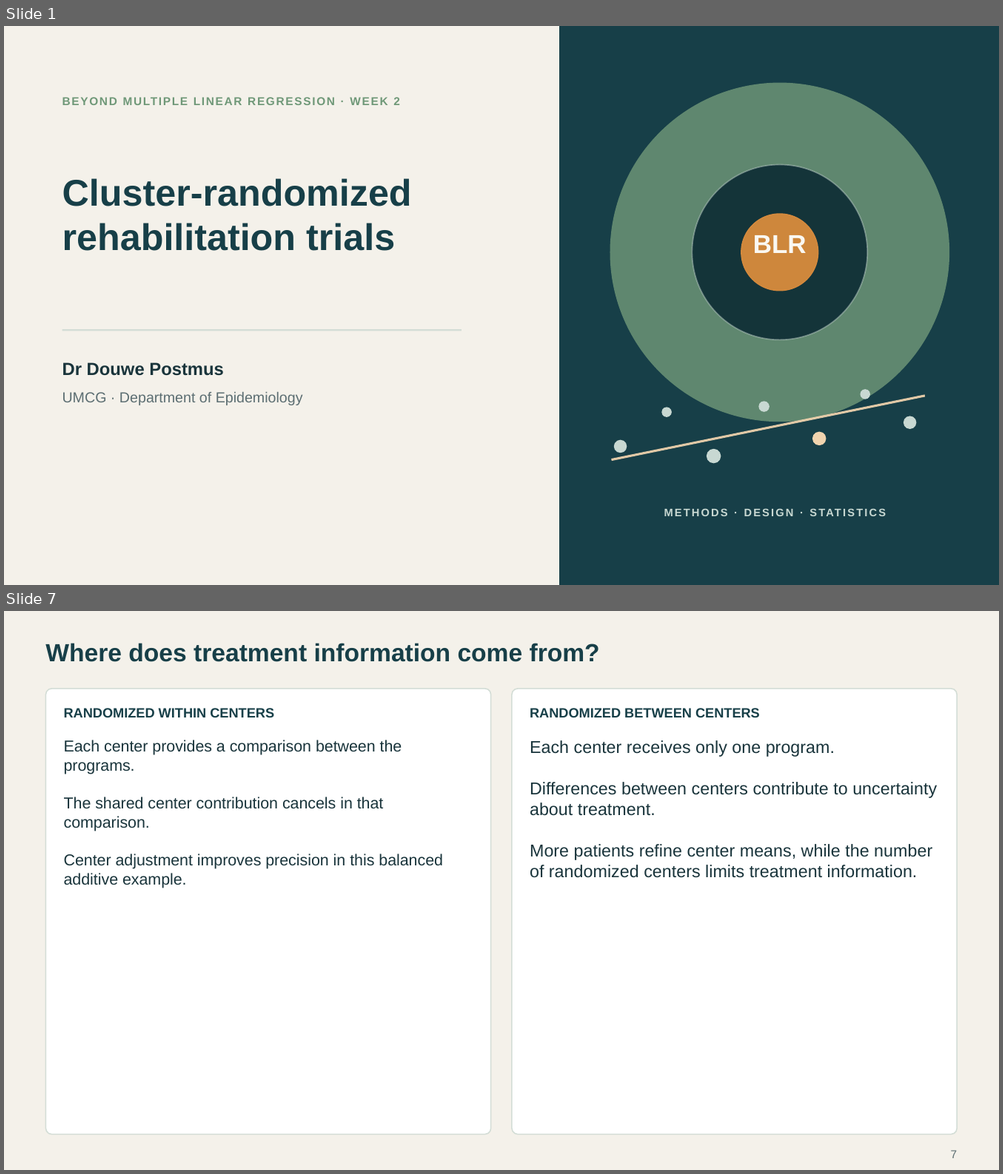
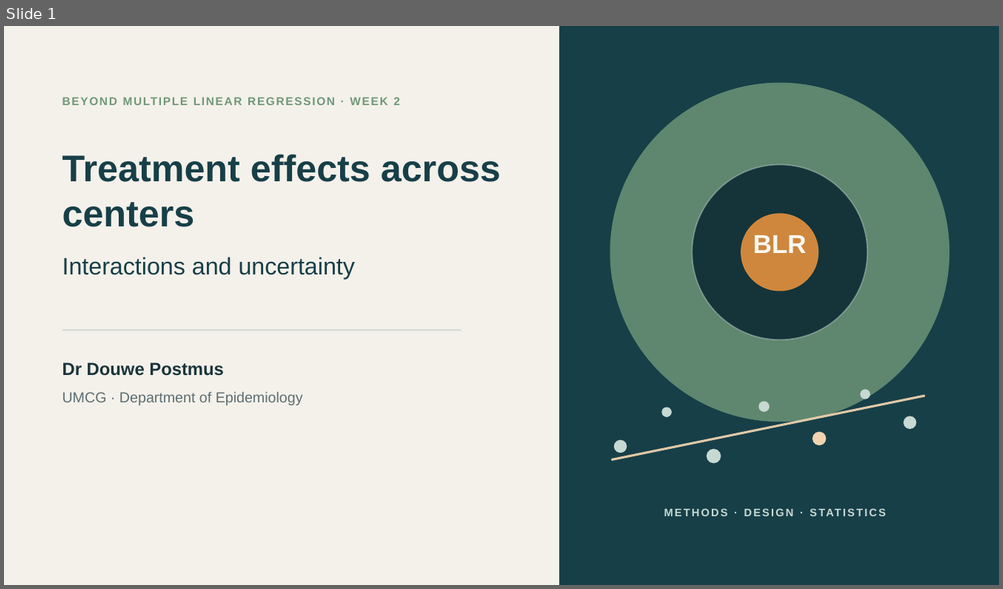
Before and after one commit to Postmus/BeyondMLR, a slide deck: lectures_2627/week2/Beyond_MLR_Week_2.pptx. Shown one above the other, each under a label of ours: slides 1 and 7 before the commit, slide 1 after it; the slides between them are not shown. The pictures are 1003x1174 and 1003x589 pixels, drawn with LibreOffice and Linux fonts; fonts in the diff are those of the drawing. Boxes give left, top, right and bottom in pixels: in the first picture for what was removed or moved away, otherwise in the second. Text is boxed around its words. In the diff, an @@ line names an element or a change of style, - is before the commit and + after.

Commit message:
Develop Week 2 lecture on treatment interactions and uncertainty

```diff
--- a/lectures_2627/week2/Beyond_MLR_Week_2.pptx
+++ b/lectures_2627/week2/Beyond_MLR_Week_2.pptx
@@ slide 7 removed at (4,611,999,1170), background #F4F1EA @@
@@ text removed at (45,643,600,662) @@
-Where does treatment information come from?
@@ rounded rectangle removed at (45,689,490,1135) @@
@@ rounded rectangle removed at (512,689,956,1135) @@
@@ text removed at (64,708,274,718) @@
-RANDOMIZED WITHIN CENTERS
@@ text removed at (529,708,760,718) @@
-RANDOMIZED BETWEEN CENTERS
@@ text removed at (64,740,443,889) @@
-Each center provides a comparison between the programs.
-The shared center contribution cancels in that comparison.
-Center adjustment improves precision in this balanced additive example.
@@ text removed at (529,741,936,878) @@
-Each center receives only one program.
-Differences between centers contribute to uncertainty about treatment.
-More patients refine center means, while the number of randomized centers limits treatment information.
@@ page number removed at (950,1150,957,1159) @@
-7
@@ slide 1 changed as well @@
@@ text at (62,154,501,227): text changed @@
-Cluster-randomized rehabilitation trials
+Treatment effects across centers
@@ text added at (62,257,355,279), 23 pt, text #173F48 @@
+Interactions and uncertainty
```
Also in this commit, not shown: 25 slides added, 7 other slides removed, 53 other files.
